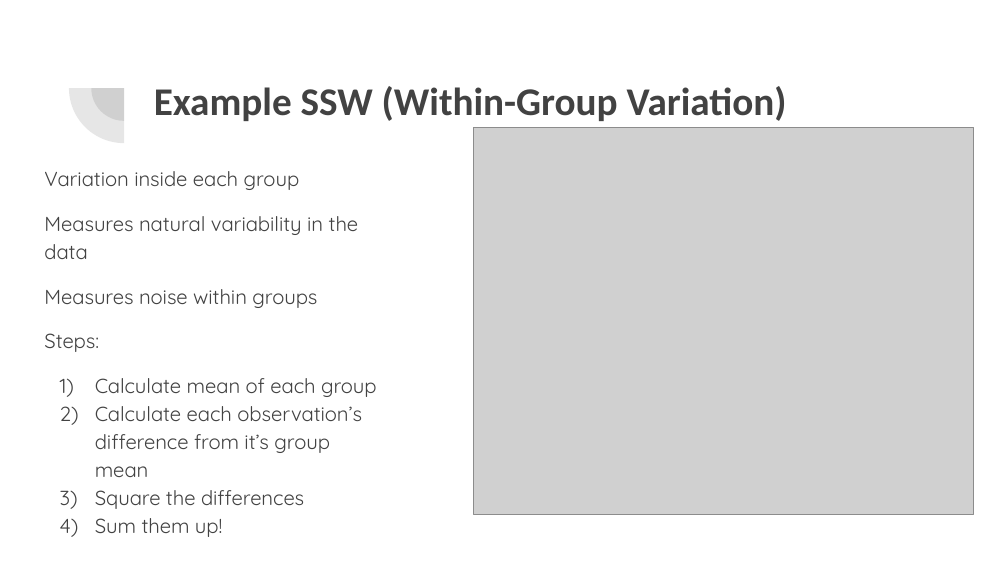
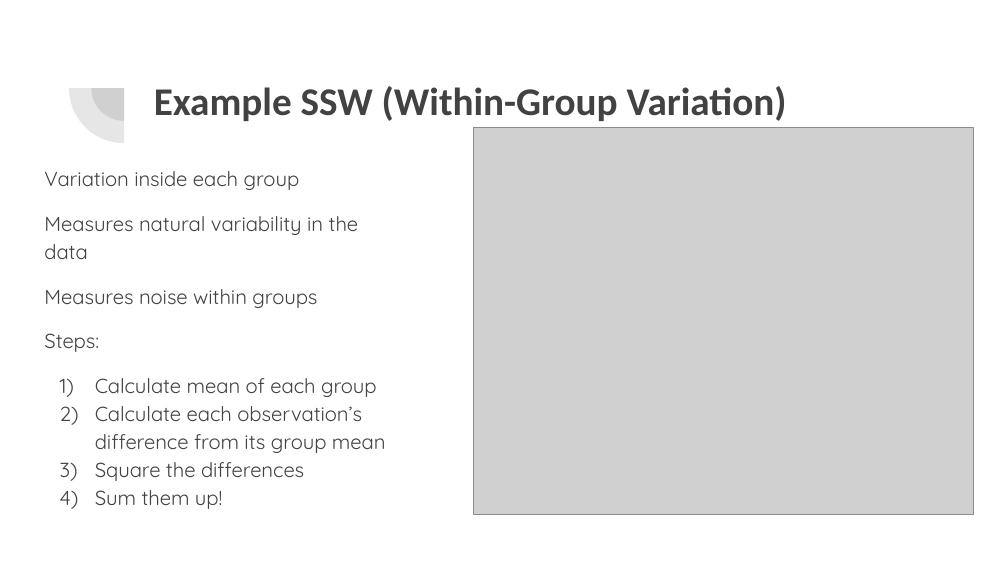
Before and after one commit to rjwrobel86/applied-business-statistics, a slide deck: slide 10 of course-materials/slides/ANOVA.pptx. Drawn at 1008x567 pixels with LibreOffice and Linux fonts; fonts in the diff are those of the drawing; grey boxes stand for pictures. Boxes give left, top, right and bottom in pixels: in the first picture for what was removed or moved away, otherwise in the second. Text is boxed around its words. In the diff, an @@ line names an element or a change of style, - is before the commit and + after.

```diff
--- a/course-materials/slides/ANOVA.pptx
+++ b/course-materials/slides/ANOVA.pptx
@@ text at (95,406,386,453): text changed @@
-2) Calculate each observation’s difference from it’s group mean
+2) Calculate each observation’s difference from its group mean
```
Also in this commit, not shown: 17 other slides changed, 2 slides added, 1 slide removed, 6 other files.
